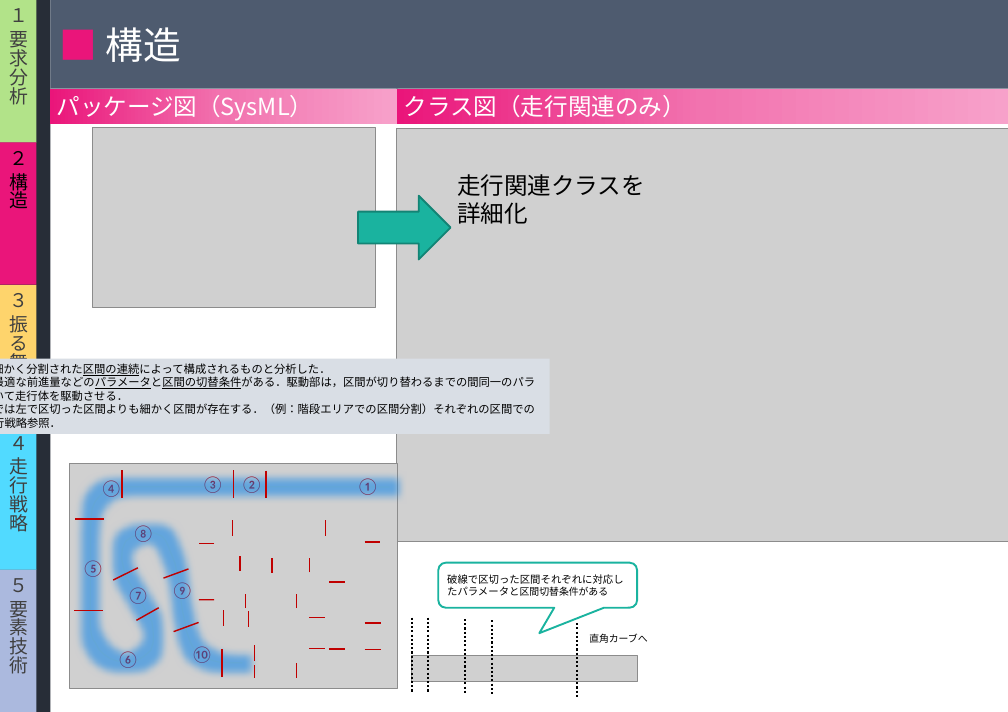
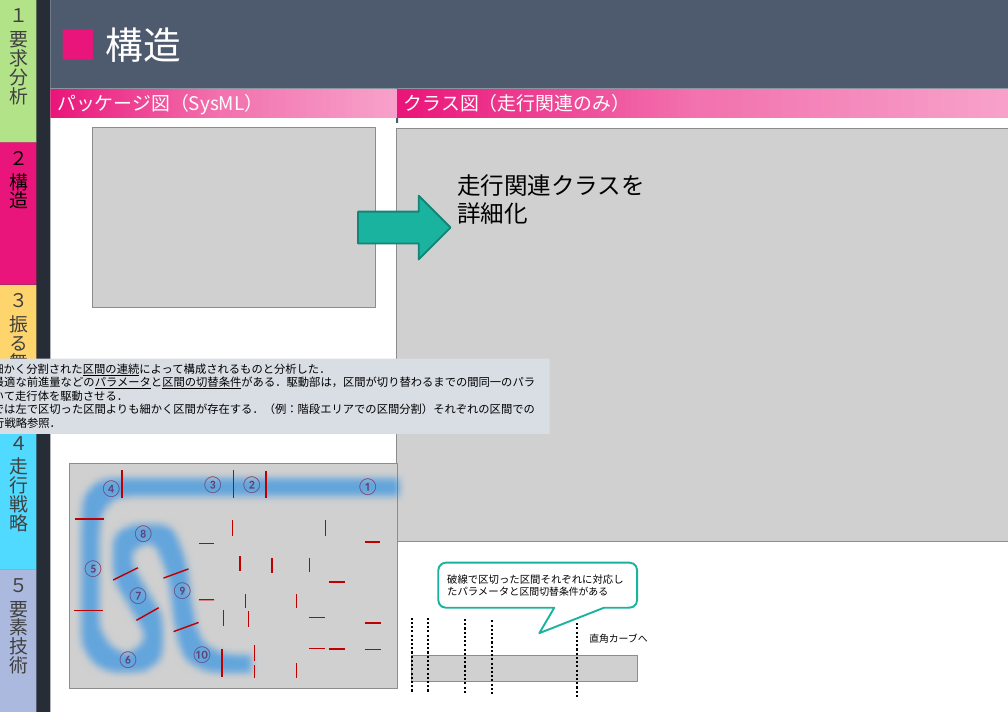
Before and after one commit to class-snct-rikitakelab/e-konbu2012, a slide deck: slide 3 of models/モデルシート.pptx. Drawn at 1008x712 pixels with LibreOffice and Linux fonts; fonts in the diff are those of the drawing; grey boxes stand for pictures. Boxes give left, top, right and bottom in pixels: in the first picture for what was removed or moved away, otherwise in the second. Text is boxed around its words. In the diff, an @@ line names an element or a change of style, - is before the commit and + after.

```diff
--- a/models/モデルシート.pptx
+++ b/models/モデルシート.pptx
@@ rectangle "パッケージ図（SysML）" at (50, 89, 398, 119): size 25 to 20 pt @@
@@ rectangle "パッケージ図（SysML）": place and size @@
-rectangle "パッケージ図（SysML）" at (50, 89, 397, 124)
+rectangle "パッケージ図（SysML）" at (50, 89, 398, 119)
@@ rectangle "クラス図（走行関連のみ）": place and size @@
-rectangle "クラス図（走行関連のみ）" at (397, 89, 1007, 124)
+rectangle "クラス図（走行関連のみ）" at (397, 89, 1007, 119)
@@ rectangle "クラス図（走行関連のみ）" at (397, 89, 1007, 119): size 25 to 20 pt @@
```
Also in this commit, not shown: 5 other slides changed.
